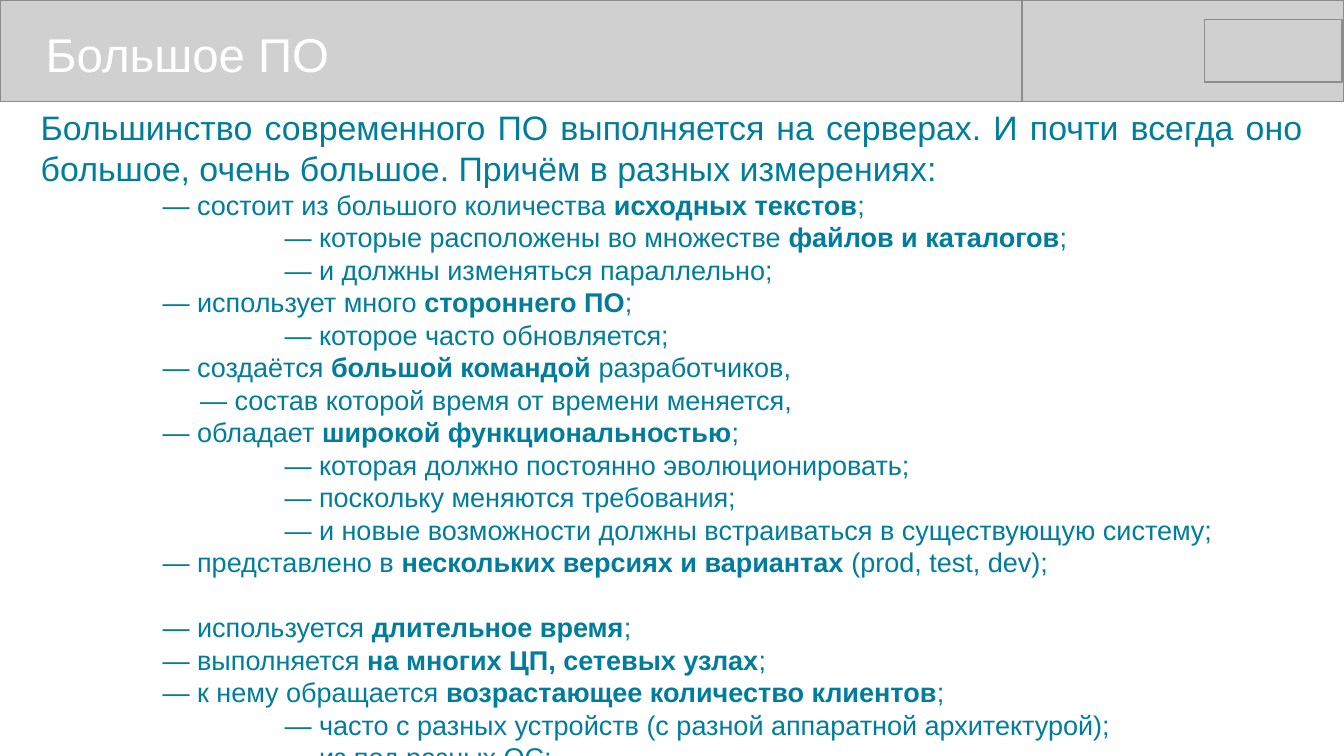
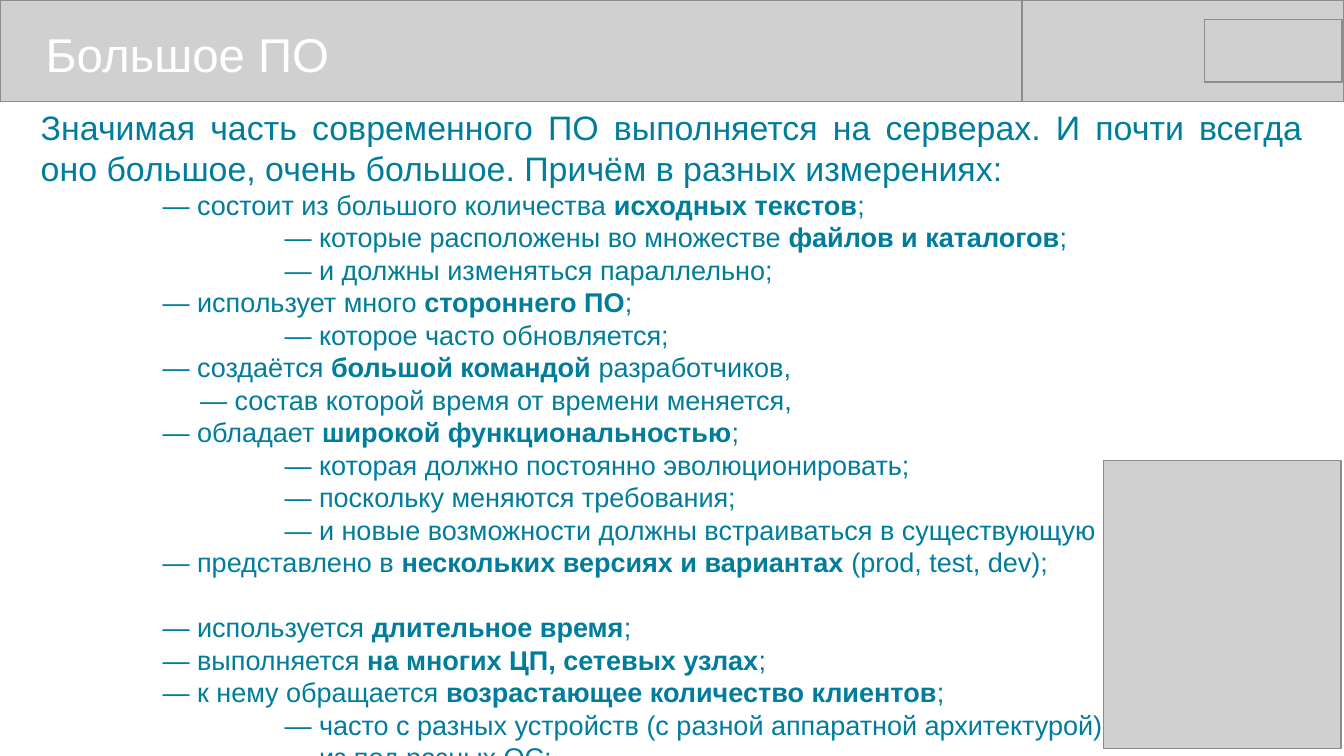
Before and after one commit to mike-shock/Go_language, a slide deck: slide 3 of view/Go_View.odp. Drawn at 1344x756 pixels with LibreOffice and Linux fonts; fonts in the diff are those of the drawing; grey boxes stand for pictures. Boxes give left, top, right and bottom in pixels: in the first picture for what was removed or moved away, otherwise in the second. Text is boxed around its words. In the diff, an @@ line names an element or a change of style, - is before the commit and + after.

```diff
--- a/view/Go_View.odp
+++ b/view/Go_View.odp
@@ text at bbox=[41, 116, 1302, 188]: text changed @@
-Большинство современного ПО выполняется на серверах. И почти всегда оно большое, очень большое. Причём в разных измерениях:
+Значимая часть современного ПО выполняется на серверах. И почти всегда оно большое, очень большое. Причём в разных измерениях:
@@ picture added at bbox=[1105, 461, 1342, 749] @@
```
Also in this commit, not shown: 13 other slides changed, 1 slide added, 6 other files.
